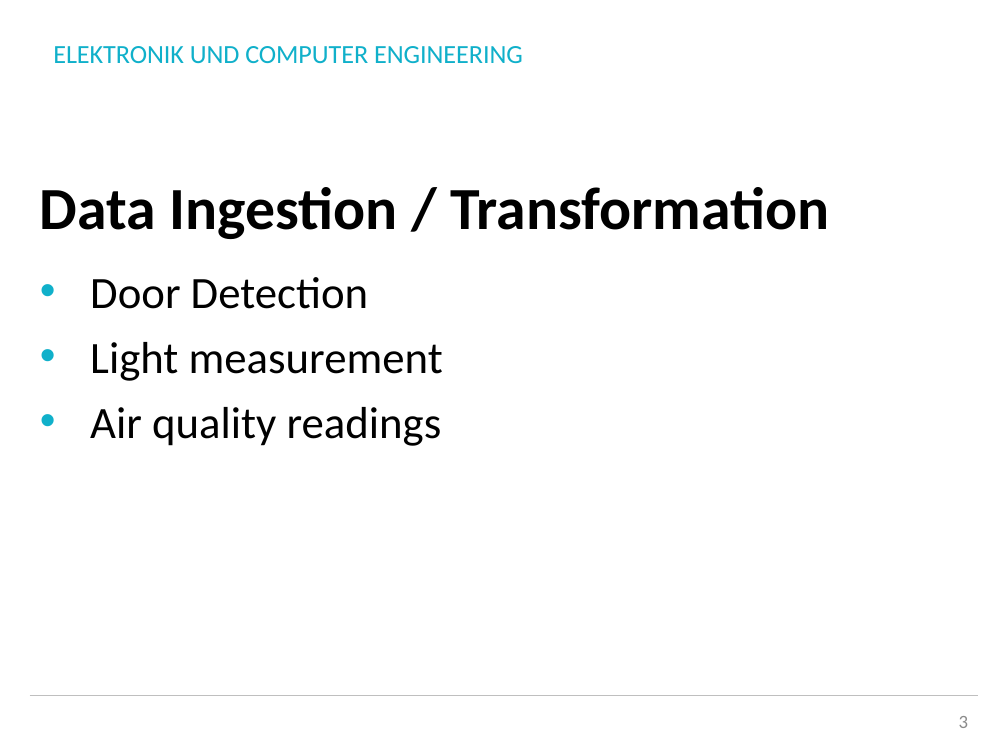
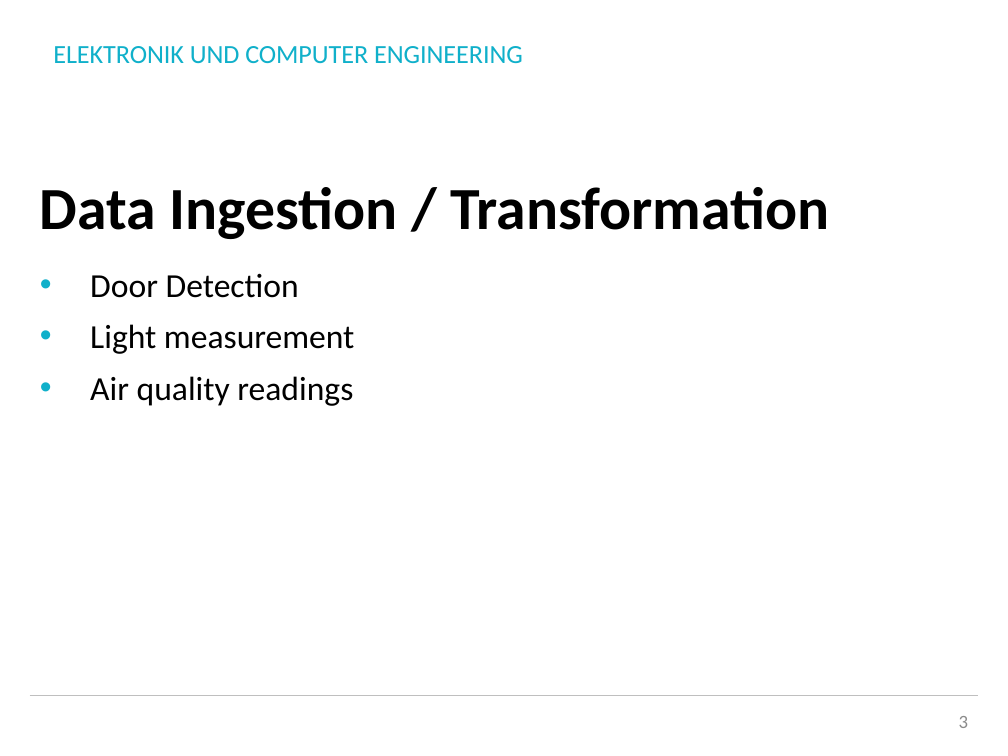
Before and after one commit to Bratlfettn/SmartToilet, a slide deck: slide 3 of Presentation/Smart_Toilet.pptx. Drawn at 1008x756 pixels with LibreOffice and Linux fonts; fonts in the diff are those of the drawing; background and template pictures are left out. Boxes give left, top, right and bottom in pixels: in the first picture for what was removed or moved away, otherwise in the second. Text is boxed around its words. In the diff, an @@ line names an element or a change of style, - is before the commit and + after.

```diff
--- a/Presentation/Smart_Toilet.pptx
+++ b/Presentation/Smart_Toilet.pptx
@@ text "Door Detection" at bbox=[90, 273, 354, 406]: size 32 to 24 pt @@
```
Also in this commit, not shown: 4 other slides changed, 4 slides added, 1 slide removed, 1 other file.
